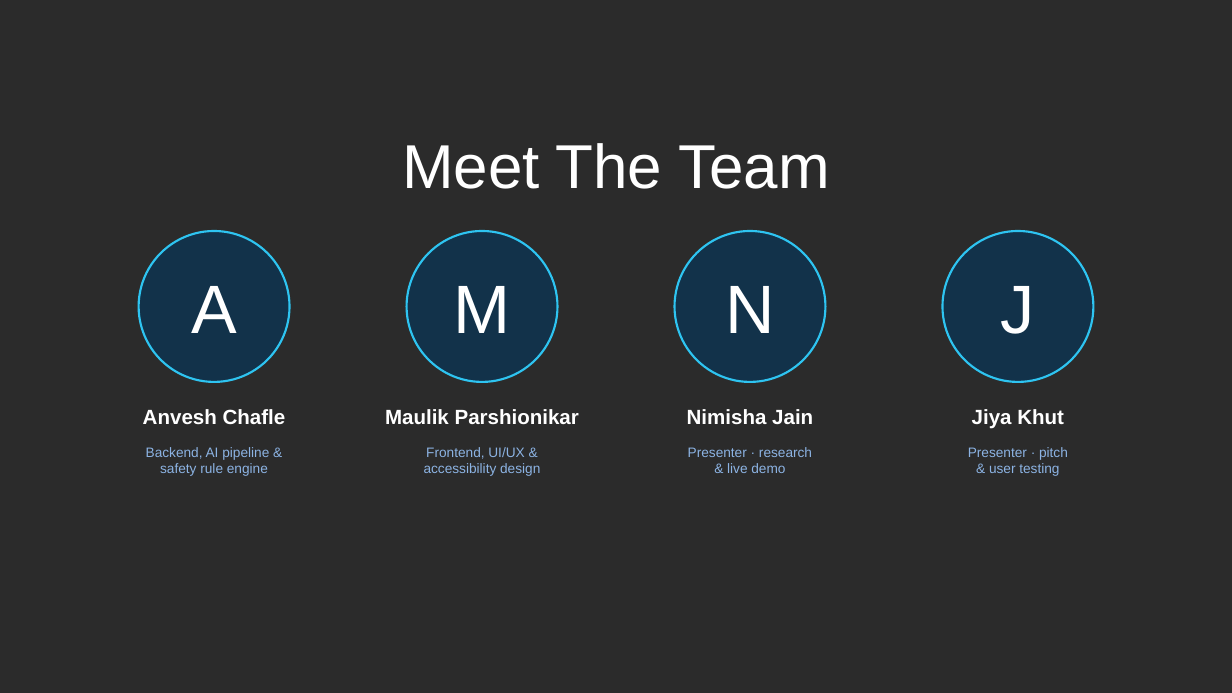
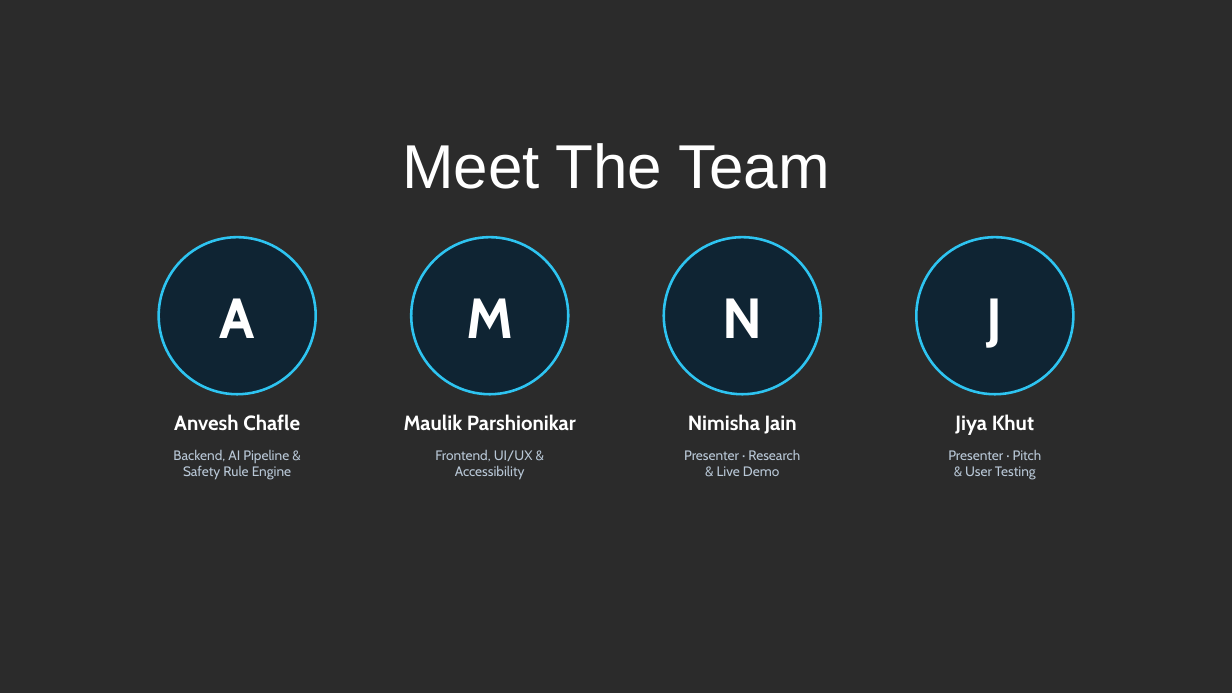
Before and after one commit to anveshchafle-cmd/vaachak, a slide deck: slide 2 of frontend/public/Vaachak-THINK-AI-4.0.pptx. Drawn at 1232x693 pixels with LibreOffice and Linux fonts; fonts in the diff are those of the drawing; background and template pictures are left out; a plain dark background stands for a picture behind light text. Boxes give left, top, right and bottom in pixels: in the first picture for what was removed or moved away, otherwise in the second. Text is boxed around its words. In the diff, an @@ line names an element or a change of style, - is before the commit and + after.

```diff
--- a/frontend/public/Vaachak-THINK-AI-4.0.pptx
+++ b/frontend/public/Vaachak-THINK-AI-4.0.pptx
@@ text "A" moved from (x1=139, y1=231, x2=290, y2=382) to (x1=220, y1=298, x2=255, y2=338) @@
@@ ellipse added at (x1=159, y1=237, x2=316, y2=394), fill #0F2433, outline #2EC4F1 3 pt @@
@@ text "M" moved from (x1=407, y1=231, x2=557, y2=382) to (x1=466, y1=298, x2=513, y2=338) @@
@@ ellipse added at (x1=411, y1=237, x2=568, y2=394), fill #0F2433, outline #2EC4F1 3 pt @@
@@ text "N" moved from (x1=675, y1=231, x2=825, y2=382) to (x1=722, y1=298, x2=762, y2=338) @@
@@ ellipse added at (x1=664, y1=237, x2=821, y2=394), fill #0F2433, outline #2EC4F1 3 pt @@
@@ size 80 to 66 pt, font Arial to Cabin, bold on; fill #12324A to none; outline #2EC4F1 2.5 pt to none in 4 elements at (x1=466, y1=298, x2=513, y2=338), (x1=722, y1=298, x2=762, y2=338), (x1=220, y1=298, x2=255, y2=338), (x1=987, y1=298, x2=1003, y2=348) @@
@@ text "J" moved from (x1=942, y1=231, x2=1093, y2=382) to (x1=987, y1=298, x2=1003, y2=348) @@
@@ ellipse added at (x1=916, y1=237, x2=1073, y2=394), fill #0F2433, outline #2EC4F1 3 pt @@
@@ text "Anvesh Chafle" moved from (x1=143, y1=409, x2=286, y2=424) to (x1=174, y1=414, x2=300, y2=431) @@
@@ text "Maulik Parshionikar" moved from (x1=385, y1=409, x2=579, y2=424) to (x1=404, y1=414, x2=576, y2=431) @@
@@ font Arial to Cabin in 4 elements at (x1=688, y1=414, x2=797, y2=434), (x1=404, y1=414, x2=576, y2=431), (x1=174, y1=414, x2=300, y2=431), (x1=955, y1=414, x2=1034, y2=435) @@
@@ text "Jiya Khut" moved from (x1=972, y1=409, x2=1064, y2=428) to (x1=955, y1=414, x2=1034, y2=435) @@
@@ text at (x1=173, y1=449, x2=291, y2=480): text changed; font Arial to Cabin; text colour #8CB3E3 to #B8C7D6 @@
-Backend, AI pipeline &
-safety rule engine
+Backend, AI Pipeline &
+Safety Rule Engine
@@ text "Frontend, UI/UX &" moved from (x1=424, y1=447, x2=540, y2=476) to (x1=435, y1=450, x2=533, y2=480) @@
@@ text at (x1=435, y1=450, x2=533, y2=461): font Arial to Cabin, text colour #8CB3E3 to #B8C7D6 in "Frontend, UI/UX &" @@
@@ text at (x1=455, y1=465, x2=525, y2=480): text changed; font Arial to Cabin; text colour #8CB3E3 to #B8C7D6 @@
-accessibility design
+Accessibility
@@ text at (x1=684, y1=450, x2=800, y2=476): text changed; font Arial to Cabin; text colour #8CB3E3 to #B8C7D6 @@
-Presenter · research
-& live demo
+Presenter · Research
+& Live Demo
@@ text at (x1=948, y1=450, x2=1042, y2=480): text changed; font Arial to Cabin; text colour #8CB3E3 to #B8C7D6 @@
-Presenter · pitch
-& user testing
+Presenter · Pitch
+& User Testing
```
Also in this commit, not shown: 7 other slides changed, 2 slides removed, 1 other file.
